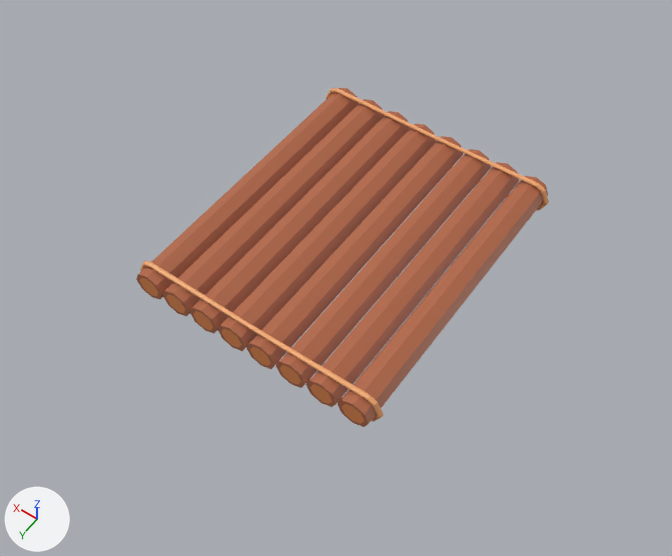
What one commit did to the FBX model Assets/Cenário/Decoração Vilas/Jangada.fbx.
The view is the same before and after, from a 50 mm lens placed at (-3.63, 5.34, 7.68), pointed at (-0.11, 0.41, -0.06). Lighting does not change. The marker at lower left points along +X, +Y and +Z. Objects named as collision shapes, trigger or cutter boxes, shadow casters or lower levels of detail are left out. Where no turn or scale is listed for an object, it has been applied to the vertices. Vertices at the same position are counted once.

The first picture shows 'Jangada_LOD0'.
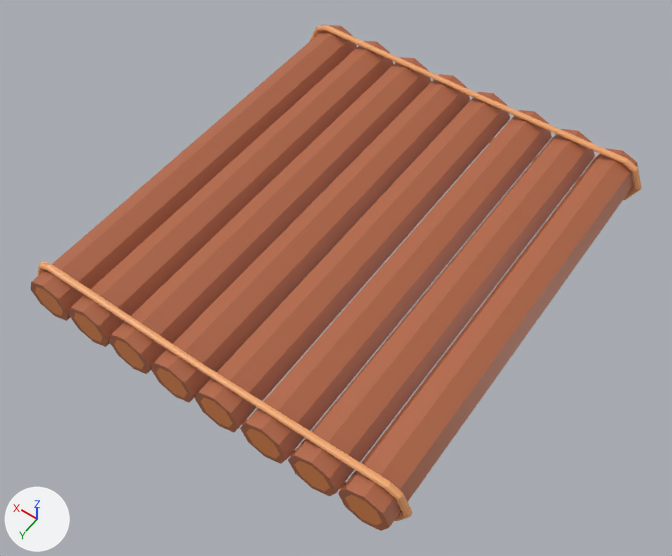
What differs and where, as boxes [x1, y1, x2, y2] in the pictures (672 x 556 px; the box of a moved part takes in the faces that stretch with it):
'Jangada_LOD0', reshaped (48% wider, 49% taller): before [136, 88, 549, 427]; after [31, 25, 642, 531]
part 1 of me_cylinder_031, moved or reshaped: before [337, 176, 548, 427]; after [338, 148, 639, 531]
part 2 of me_cylinder_031, moved or reshaped: before [306, 162, 519, 407]; after [288, 129, 595, 496]
part 3 of me_cylinder_031, moved or reshaped: before [276, 149, 491, 388]; after [240, 110, 552, 464]
part 4 of me_cylinder_031, moved or reshaped: before [246, 136, 463, 369]; after [195, 92, 510, 432]
part 5 of me_cylinder_031, moved or reshaped: before [218, 123, 437, 351]; after [151, 74, 470, 403]
part 6 of me_cylinder_031, moved or reshaped: before [190, 111, 410, 333]; after [109, 57, 431, 374]
part 7 of me_cylinder_031, moved or reshaped: before [163, 99, 384, 316]; after [69, 41, 394, 347]
part 8 of me_cylinder_031, moved or reshaped: before [136, 88, 359, 300]; after [31, 25, 357, 321]
part 9 of me_cylinder_031, added (orange): after [310, 25, 642, 200]
part 10 of me_cylinder_031, added (beige): after [37, 262, 412, 521]
part 11 of me_cylinder_031, deleted (beige): before [140, 261, 383, 422]
part 12 of me_cylinder_031, deleted (orange): before [326, 88, 549, 211]

What the commit changed:
me_cylinder_031 is used by ob_jangada_lod0; location (0.0, 0.0, 0.0).
me_cylinder_031 had 512 vertices, 512 faces and spanned x -1.5..1.5, y -1.75..1.75, z -0.03..0.37.
me_cylinder_031 now has 508 vertices, 512 faces and spans x -2.25..2.25, y -2.5..2.5, z -0.05..0.55.
me_cylinder_031 part 1: the loose piece of 34 vertices spanning x -1.44..-1.08, y -1.75..1.75, z 0.0..0.33 is scaled about the mesh origin by (1.5, 1.43, 1.5).
me_cylinder_031 part 2: the loose piece of 34 vertices spanning x -1.08..-0.72, y -1.75..1.75, z 0.0..0.33 is scaled about the mesh origin by (1.5, 1.43, 1.5).
me_cylinder_031 part 3: the loose piece of 34 vertices spanning x -0.72..-0.36, y -1.75..1.75, z 0.0..0.33 is scaled about the mesh origin by (1.5, 1.43, 1.5).
me_cylinder_031 part 4: the loose piece of 34 vertices spanning x -0.36..0.0, y -1.75..1.75, z 0.0..0.33 is scaled about the mesh origin by (1.5, 1.43, 1.5).
me_cylinder_031 part 5: the loose piece of 34 vertices spanning x 0.0..0.36, y -1.75..1.75, z 0.0..0.33 is scaled about the mesh origin by (1.5, 1.43, 1.5).
me_cylinder_031 part 6: the loose piece of 34 vertices spanning x 0.36..0.72, y -1.75..1.75, z 0.0..0.33 is scaled about the mesh origin by (1.5, 1.43, 1.5).
me_cylinder_031 part 7: the loose piece of 34 vertices spanning x 0.72..1.08, y -1.75..1.75, z 0.0..0.33 is scaled about the mesh origin by (1.5, 1.43, 1.5).
me_cylinder_031 part 8: the loose piece of 34 vertices spanning x 1.08..1.44, y -1.75..1.75, z 0.0..0.33 is scaled about the mesh origin by (1.5, 1.43, 1.5).
me_cylinder_031 part 9: a new loose piece of 118 vertices spanning x -2.25..2.25, y -2.38..-2.29, z -0.05..0.55, in mat_material (picture img_octo80_32x_png).
me_cylinder_031 part 10: a new loose piece of 118 vertices spanning x -2.25..2.25, y 2.26..2.36, z -0.05..0.55, in mat_material (picture img_octo80_32x_png).
me_cylinder_031 part 11: the loose piece of 120 vertices spanning x -1.5..1.5, y 1.58..1.65, z -0.03..0.37 is deleted.
me_cylinder_031 part 12: the loose piece of 120 vertices spanning x -1.5..1.5, y -1.67..-1.6, z -0.03..0.37 is deleted.
